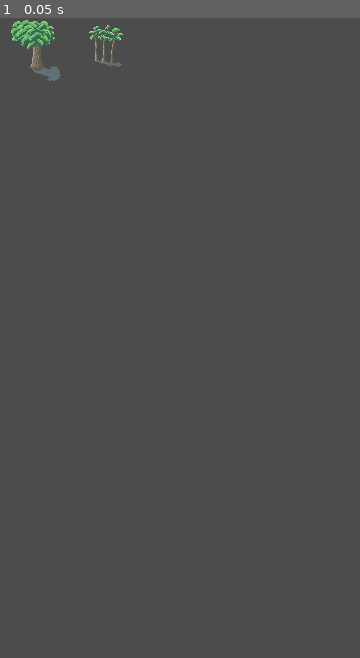
Above: before the commit, frame 1.
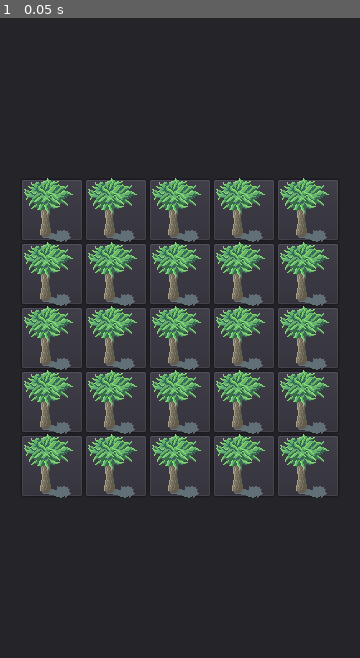
Above: after the commit, the same moment.

Repository: jerrymander/crafting-rpg-tactics
Game: Godot game, scene res://Base.tscn
Same seed, same stepped clock (60 frames per second), same inputs: the game is played once before the commit and once after it.
Inputs:
- Up to frame 1 (0.05 s): no input

The runs differ from the first frame. In frame 1, 75% of the frame differs, in the area x 0-100%, y 0-100%.

Commit message:
5x5 grid test all trees

Diff:
--- a/implement/Base.gd
+++ b/implement/Base.gd
@@ -4,12 +4,20 @@
 # var a = 2
 # var b = "textvar"
 
+
 func _ready():
-	var sprite = Sprite.new()
-	var texture = load("res://CraftingTactics_Object_Tilesheet.png")
-	sprite.texture = texture;
-	add_child(sprite)
+	var slot_preload = preload("res://SlotUI.tscn")
 
+	var grid = $Grid
+	for x in range(5):
+		for y in range(5):
+			var slot_ui = slot_preload.instance()
+			slot_ui.rect_position = Vector2(x*64, y*64)
+			slot_ui.get_node("Click").connect("pressed", self, "_select_slot", [slot_ui])
+			grid.add_child(slot_ui)
+
+func _select_slot(slot):
+	print(slot)
 #func _process(delta):
 #	# Called every frame. Delta is time since last frame.
 #	# Update game logic here.
--- a/implement/Base.tscn
+++ b/implement/Base.tscn
@@ -2,14 +2,12 @@
 
 [ext_resource path="res://Base.gd" type="Script" id=1]
 
-[node name="Base" type="Control" index="0"]
+[node name="Base" type="Panel"]
 
 anchor_left = 0.0
 anchor_top = 0.0
-anchor_right = 0.0
-anchor_bottom = 0.0
-margin_right = 40.0
-margin_bottom = 40.0
+anchor_right = 1.0
+anchor_bottom = 1.0
 rect_pivot_offset = Vector2( 0, 0 )
 rect_clip_content = false
 mouse_filter = 0
@@ -20,15 +18,18 @@
 
 [node name="Grid" type="Control" parent="." index="0"]
 
-anchor_left = 0.0
-anchor_top = 0.0
-anchor_right = 0.0
-anchor_bottom = 0.0
-margin_right = 40.0
-margin_bottom = 40.0
+anchor_left = 0.5
+anchor_top = 0.5
+anchor_right = 0.5
+anchor_bottom = 0.5
+margin_left = -160.0
+margin_top = -160.0
+margin_right = 160.0
+margin_bottom = 160.0
 rect_pivot_offset = Vector2( 0, 0 )
 rect_clip_content = false
 mouse_filter = 0
 mouse_default_cursor_shape = 0
 size_flags_horizontal = 1
 size_flags_vertical = 1
+_sections_unfolded = [ "Margin" ]
--- /dev/null
+++ b/implement/SlotUI.tscn
@@ -0,0 +1,51 @@
+[gd_scene load_steps=2 format=2]
+
+[ext_resource path="res://CraftingTactics_Object_Tilesheet.png" type="Texture" id=1]
+
+[node name="SlotUI" type="PanelContainer" index="0"]
+
+anchor_left = 0.0
+anchor_top = 0.0
+anchor_right = 0.0
+anchor_bottom = 0.0
+margin_right = 64.0
+margin_bottom = 64.0
+rect_pivot_offset = Vector2( 0, 0 )
+rect_clip_content = false
+mouse_filter = 0
+mouse_default_cursor_shape = 0
+size_flags_horizontal = 1
+size_flags_vertical = 1
+_sections_unfolded = [ "Margin", "Rect", "Visibility" ]
+
+[node name="Sprite" type="Sprite" parent="." index="0"]
+
+texture = ExtResource( 1 )
+centered = false
+vframes = 4
+hframes = 4
+frame = 9
+_sections_unfolded = [ "Animation", "Offset" ]
+
+[node name="Click" type="TextureButton" parent="." index="1"]
+
+anchor_left = 0.0
+anchor_top = 0.0
+anchor_right = 0.0
+anchor_bottom = 0.0
+margin_left = 7.0
+margin_top = 7.0
+margin_right = 57.0
+margin_bottom = 57.0
+rect_pivot_offset = Vector2( 0, 0 )
+rect_clip_content = false
+focus_mode = 2
+mouse_filter = 0
+mouse_default_cursor_shape = 0
+size_flags_horizontal = 1
+size_flags_vertical = 1
+toggle_mode = false
+enabled_focus_mode = 2
+shortcut = null
+group = null
+_sections_unfolded = [ "Anchor", "Margin", "Rect" ]
